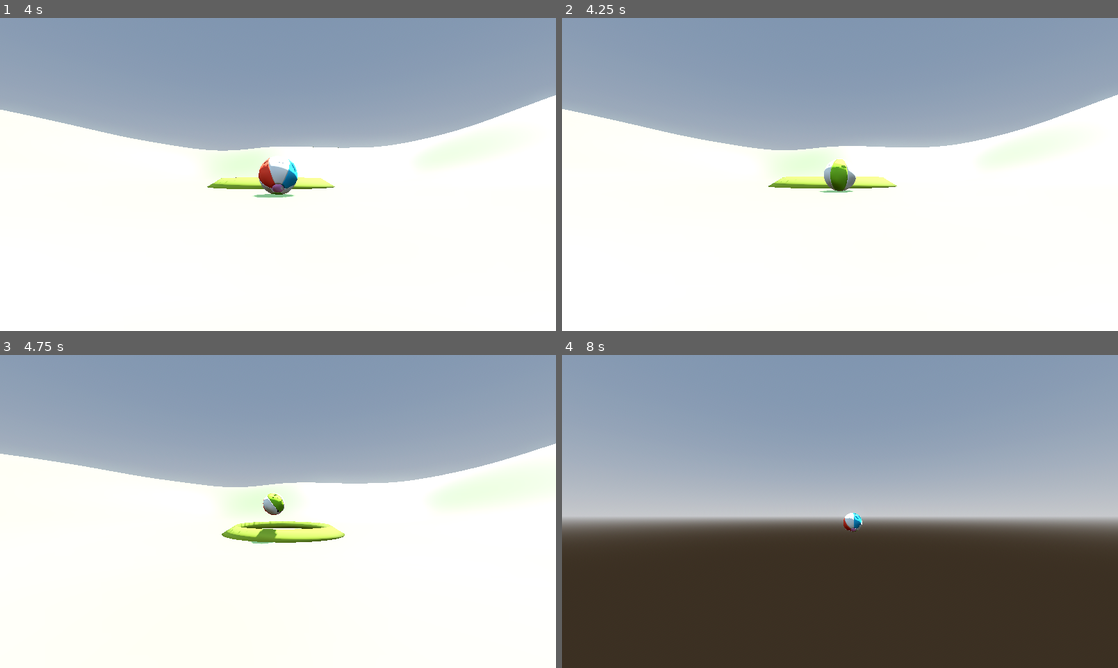
Above: before the commit, frames 1-4 (two rows, left to right).
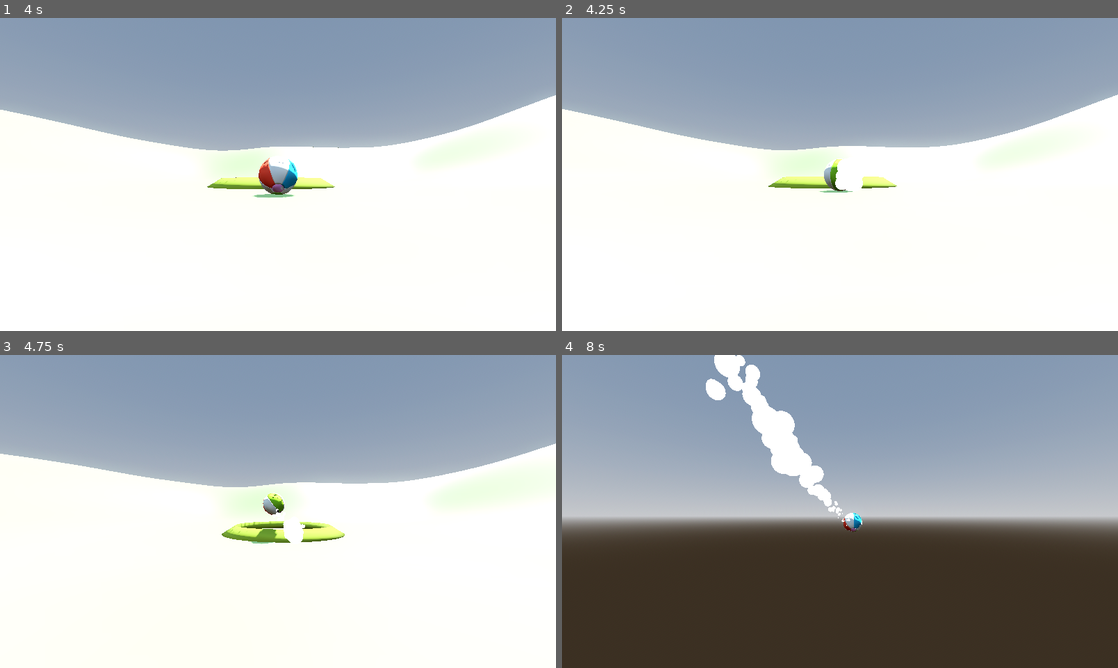
Above: after the commit, the same moments.

Repository: BenStoner/super-not-vr-ball
Game: Godot game, scene res://main.tscn
The game is run twice, just before and just after one commit, with the same random seed, the same clock (stepped at 60 frames per second) and the same inputs.
Inputs (mouse positions are in pixels of both pictures, inside the frame that each line leads up to):
- Up to frame 1 (4 s): click "Play" at 0.5 s; tap Enter (ui_accept) at 1.25, 2 s; move the mouse to (400, 158) at 1.27 s; hold D (move_right) 1.28-2.03 s; tap Space (jump) at 1.52, 2.27 s; move the mouse to (166, 190) at 2.02 s; hold Shift (brake) 2.03-2.75 s; click "Host" at 2.75 s; move the mouse to (289, 168) at 3.52 s; hold W (move_forward) from 3.53 s (still down)
- Up to frame 2 (4.25 s): keep holding W (move_forward)
- Up to frame 3 (4.75 s): keep holding W (move_forward); move the mouse to (272, 517) at 4.27 s; tap Space (jump) at 4.52 s
- Up to frame 4 (8 s): move the mouse to (878, 514) at 5.02 s; tap Space (jump) at 5.27, 6.02, 7.52 s; move the mouse to (795, 508) at 5.77 s; move the mouse to (845, 511) at 6.52 s; move the mouse to (817, 505) at 7.27 s; release W (move_forward) at 7.28 s; hold D (move_right) from 7.28 s (still down)

Frame 1 is identical in both runs. In frame 2, 0.3% of the frame differs, in the area x 49-55%, y 45-56%; in frame 3, 0.2%; in frame 4, 2.8%, in the area x 25-52%, y 0-55%.
Error in both runs: Assertion failed: UPNP Discover Failed! Error 24 (res://main.gd:74)

Commit message:
added smoke particles

Diff:
--- a/Player/player.gd
+++ b/Player/player.gd
@@ -32,6 +32,11 @@
 		move_direction.z = Input.get_axis("move_forward", "move_backward")
 		move_direction = move_direction.rotated((Vector3.UP), spring_arm.rotation.y).normalized()
 
+		if linear_velocity.x > 3 or linear_velocity.x < -3 or linear_velocity.z > 3 or linear_velocity.z < -3:
+			$SmokeParticles.set_emitting(true)
+		else:
+			$SmokeParticles.set_emitting(false)
+
 		if not Input.is_action_pressed("brake"):
 			apply_central_force(move_direction * speed)
 
@@ -58,6 +63,10 @@
 
 	spring_arm.position = position
 
+	$SmokeParticles.position.x = position.x
+	$SmokeParticles.position.y = position.y -0.2
+	$SmokeParticles.position.z = position.z
+
 
 @rpc("any_peer", "call_local")
 func respawn(new_position):
--- a/Player/player.tscn
+++ b/Player/player.tscn
@@ -1,9 +1,10 @@
-[gd_scene load_steps=8 format=3 uid="uid://c6u30yt620yww"]
+[gd_scene load_steps=9 format=3 uid="uid://c6u30yt620yww"]
 
 [ext_resource type="Script" path="res://Player/player.gd" id="1_3agts"]
 [ext_resource type="Script" path="res://Player/SpringArm3D.gd" id="3_3ea8e"]
 [ext_resource type="PackedScene" uid="uid://dycpp3hophw6v" path="res://Player/Models/ball.tscn" id="3_t28qo"]
 [ext_resource type="Script" path="res://addons/interpolated_camera_3d/interpolated_camera_3d.gd" id="4_ikko2"]
+[ext_resource type="PackedScene" uid="uid://cqcfs31y6me7c" path="res://Player/smoke_particles.tscn" id="5_ih5lh"]
 
 [sub_resource type="PhysicsMaterial" id="PhysicsMaterial_dmg1t"]
 bounce = 0.3
@@ -57,3 +58,7 @@
 
 [node name="MultiplayerSynchronizer" type="MultiplayerSynchronizer" parent="."]
 replication_config = SubResource("SceneReplicationConfig_34hwx")
+
+[node name="SmokeParticles" parent="." instance=ExtResource("5_ih5lh")]
+transform = Transform3D(1, 0, 0, 0, 1, 0, 0, 0, 1, 0, -0.183311, 0)
+emitting = false
--- /dev/null
+++ b/Player/smoke_particles.tscn
@@ -0,0 +1,35 @@
+[gd_scene load_steps=6 format=3 uid="uid://cqcfs31y6me7c"]
+
+[sub_resource type="Curve" id="Curve_lyqlx"]
+_data = [Vector2(0, 0.142748), 0.0, 0.0, 0, 0, Vector2(0.702394, 1), 0.0, 0.0, 0, 0, Vector2(1, 0), 0.0, 0.0, 0, 0]
+point_count = 3
+
+[sub_resource type="CurveTexture" id="CurveTexture_6ownq"]
+curve = SubResource("Curve_lyqlx")
+
+[sub_resource type="ParticleProcessMaterial" id="ParticleProcessMaterial_4bqjg"]
+emission_shape = 3
+emission_box_extents = Vector3(0.2, 0.1, 0.2)
+gravity = Vector3(2.08165e-12, 4, 2.08165e-12)
+initial_velocity_min = 1.0
+initial_velocity_max = 1.0
+angle_max = 1.4
+scale_min = 0.3
+scale_max = 1.2
+scale_curve = SubResource("CurveTexture_6ownq")
+
+[sub_resource type="StandardMaterial3D" id="StandardMaterial3D_io25u"]
+transparency = 1
+shading_mode = 0
+
+[sub_resource type="SphereMesh" id="SphereMesh_ghq5e"]
+material = SubResource("StandardMaterial3D_io25u")
+radius = 0.25
+height = 0.5
+
+[node name="SmokeParticles" type="GPUParticles3D"]
+top_level = true
+amount = 100
+lifetime = 0.5
+process_material = SubResource("ParticleProcessMaterial_4bqjg")
+draw_pass_1 = SubResource("SphereMesh_ghq5e")
